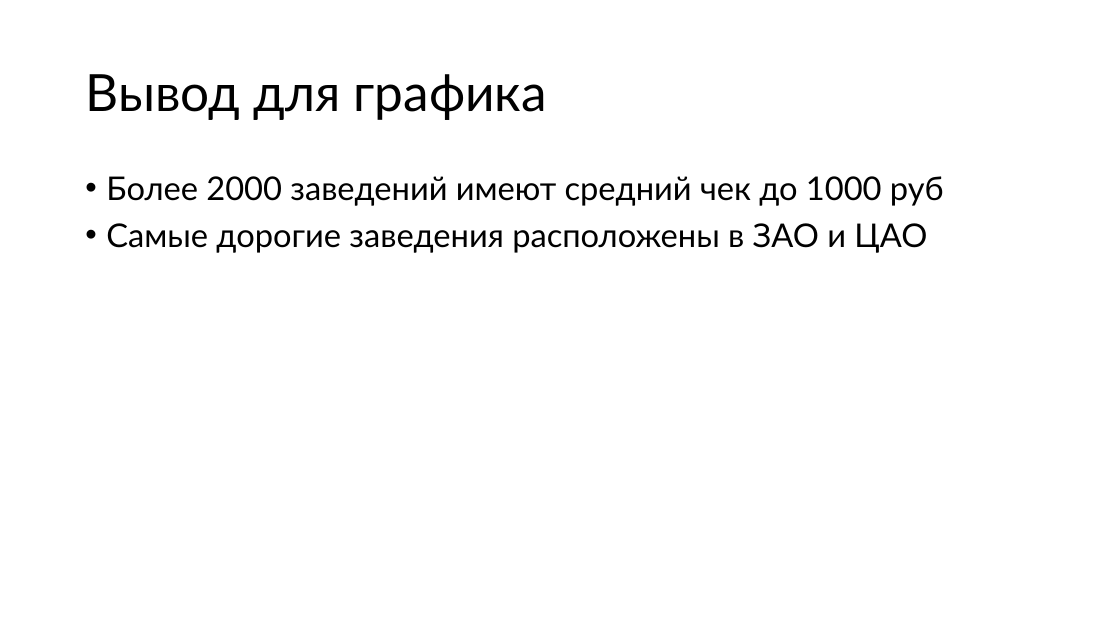
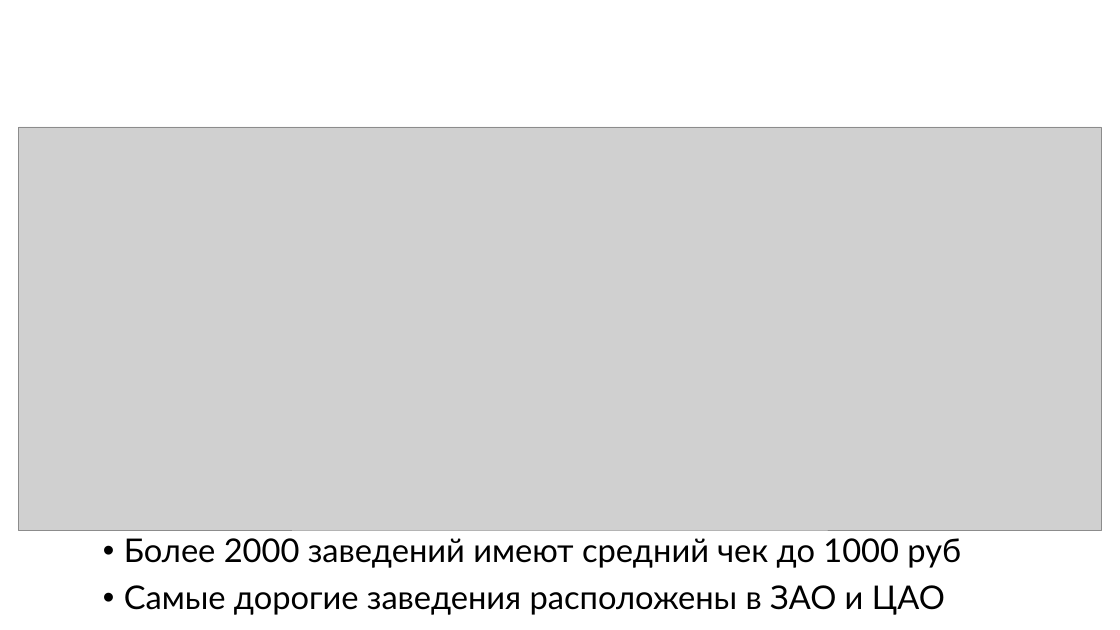
Before and after one commit to PHILIPP111007/masters_degree_Roshchin_M25-555, a slide deck: slide 16 of BI/moscow_places/moscow_places_hw.pptx (slide 18 before the commit). Drawn at 1120x630 pixels with LibreOffice and Linux fonts; fonts in the diff are those of the drawing; grey boxes stand for pictures. Boxes give left, top, right and bottom in pixels: in the first picture for what was removed or moved away, otherwise in the second. Text is boxed around its words. In the diff, an @@ line names an element or a change of style, - is before the commit and + after.

```diff
--- a/BI/moscow_places/moscow_places_hw.pptx
+++ b/BI/moscow_places/moscow_places_hw.pptx
@@ title removed at bbox=[85, 74, 547, 120] @@
-Вывод для графика
@@ picture added at bbox=[19, 127, 1102, 530] @@
@@ text "Более 2000 заведений имеют средний ...": place and size @@
-text "Более 2000 заведений имеют средний ..." at bbox=[106, 176, 944, 253]
+text "Более 2000 заведений имеют средний ..." at bbox=[124, 538, 961, 615]
```
Also in this commit, not shown: 3 other slides changed, 4 slides removed, 2 other files.
